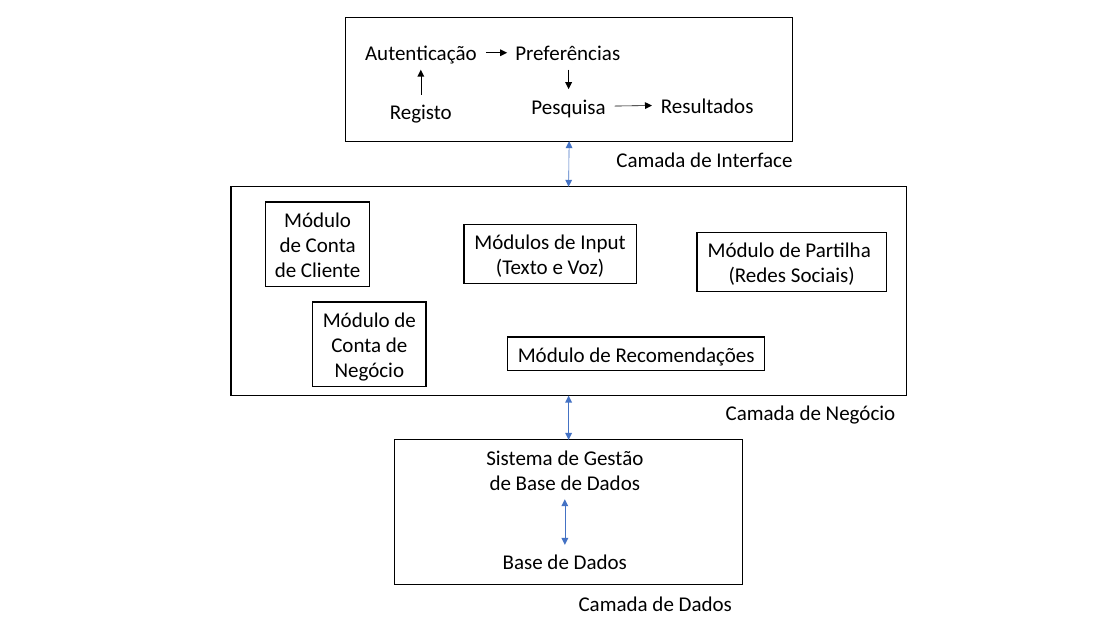
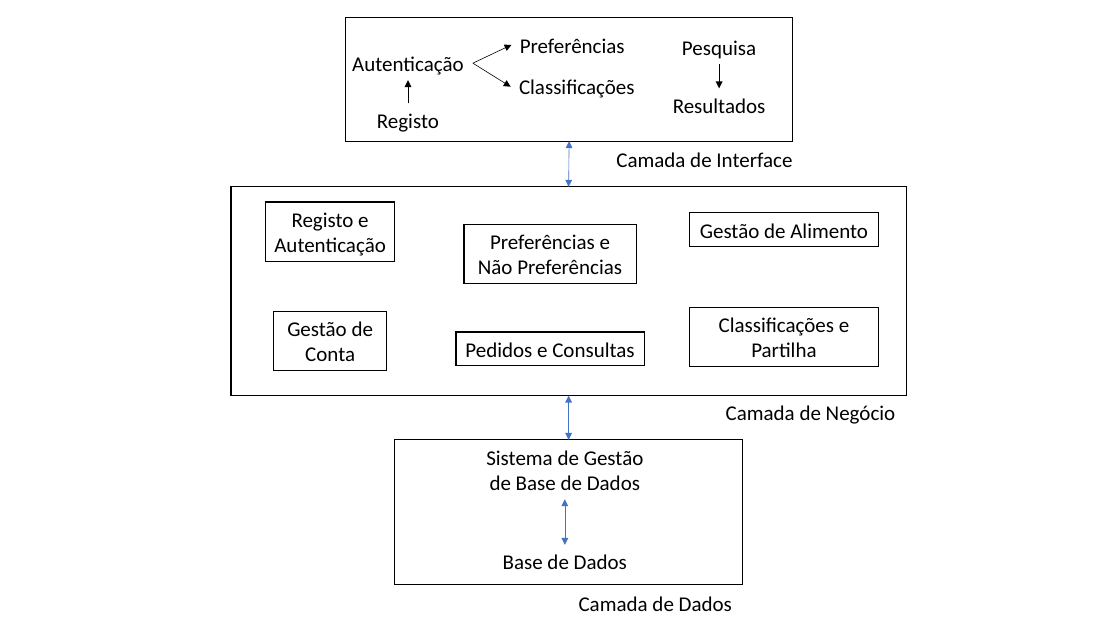
Before and after one commit to jcp19/mnham-mham, a slide deck: slide 1 of Arquivo/Maquete.pptx. Drawn at 1120x630 pixels with LibreOffice and Linux fonts; fonts in the diff are those of the drawing. Boxes give left, top, right and bottom in pixels: in the first picture for what was removed or moved away, otherwise in the second. Text is boxed around its words. In the diff, an @@ line names an element or a change of style, - is before the commit and + after.

```diff
--- a/Arquivo/Maquete.pptx
+++ b/Arquivo/Maquete.pptx
@@ text "Preferências": place and size @@
-text "Preferências" at (515,45,620,60)
+text "Preferências" at (520,38,625,53)
@@ arrow moved from (486, 53) - (507, 53) to (473, 63) - (512, 45) @@
@@ text "Pesquisa": place and size @@
-text "Pesquisa" at (531,99,605,118)
+text "Pesquisa" at (682,40,756,59)
@@ 1 text, 1 rectangle, 1 arrow: place and size @@
-1 text, 1 rectangle, 1 arrow at (365,45,477,123)
+1 text, 1 rectangle, 1 arrow at (352,56,464,137)
@@ arrow moved from (569, 70) - (569, 89) to (473, 63) - (511, 87) @@
@@ text added at (519,79,635,98), 18 pt, text #000000 @@
+Classificações
@@ text "Resultados": place and size @@
-text "Resultados" at (661,98,754,113)
+text "Resultados" at (673,98,766,113)
@@ arrow moved from (615, 106) - (652, 106) to (719, 65) - (719, 88) @@
@@ rectangle "Registo e Autenticação": place and size @@
-rectangle "Registo e Autenticação" at (266,202,369,287)
+rectangle "Registo e Autenticação" at (266,202,394,261)
@@ text in rectangle at (274,212,386,256): text changed @@
-Módulo de Conta de Cliente
+Registo e Autenticação
@@ text in rectangle at (478,234,622,274): text changed @@
-Módulos de Input (Texto e Voz)
+Preferências e Não Preferências
@@ rectangle added at (690,213,879,246), fill #FFFFFF, outline #000000 1 pt, 18 pt, text #000000 @@
+Gestão de Alimento
@@ rectangle "Gestão de Conta": place and size @@
-rectangle "Gestão de Conta" at (313,302,426,387)
+rectangle "Gestão de Conta" at (274,312,387,371)
@@ text in rectangle at (287,321,373,361): text changed @@
-Módulo de Conta de Negócio
+Gestão de Conta
@@ rectangle "Classificações e Partilha": place and size @@
-rectangle "Classificações e Partilha" at (697,233,886,292)
+rectangle "Classificações e Partilha" at (690,308,879,367)
@@ text in rectangle at (719,317,849,357): text changed @@
-Módulo de Partilha
-(Redes Sociais)
+Classificações e Partilha
@@ rectangle "Pedidos e Consultas": place and size @@
-rectangle "Pedidos e Consultas" at (508,337,765,371)
+rectangle "Pedidos e Consultas" at (456,332,644,365)
@@ text in rectangle at (465,342,634,357): text changed @@
-Módulo de Recomendações
+Pedidos e Consultas
```
Also in this commit, not shown: 2 other files.
